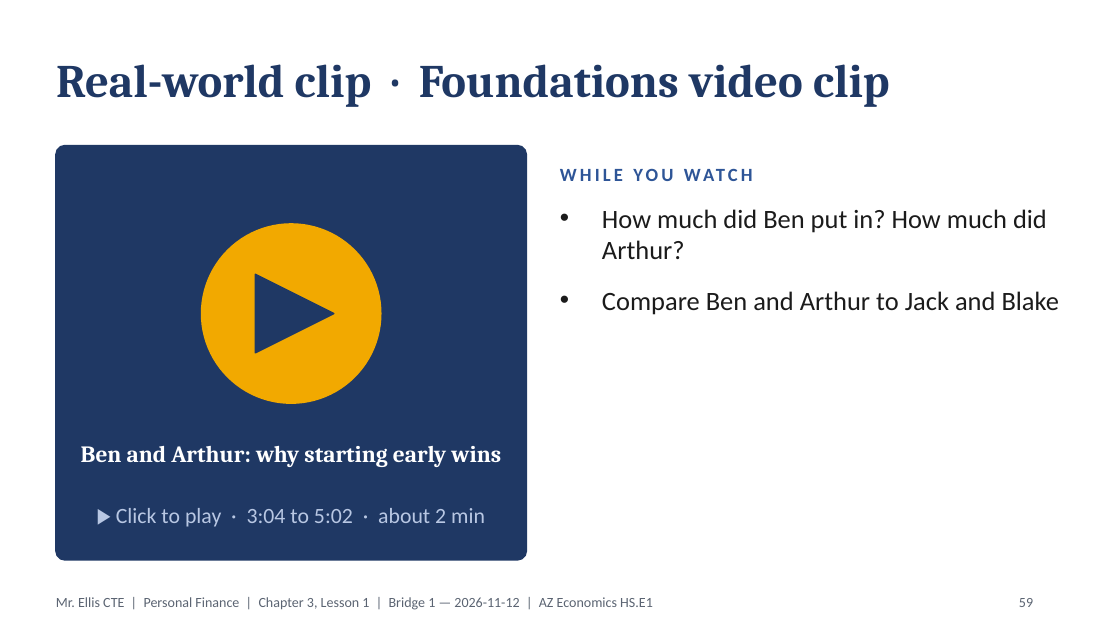
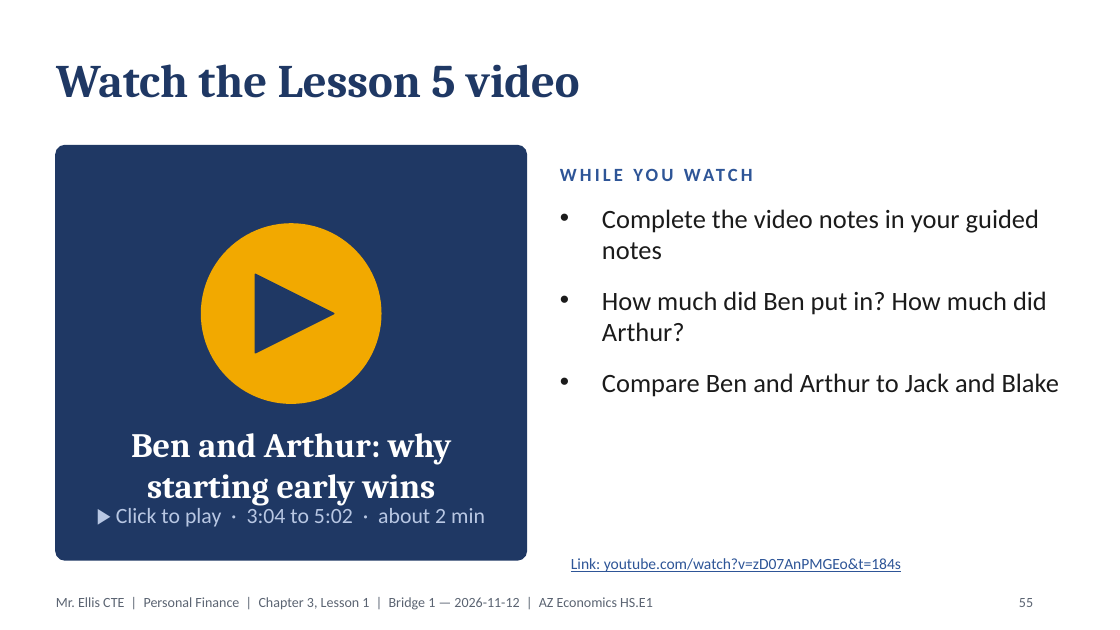
Before and after one commit to highgroundthree-art/electrical-el1-study-guides, a slide deck: slide 55 of financial-comprehension/personal/adult/Ch03_All_Lessons_ADULTS.pptx (slide 59 before the commit). Drawn at 1120x630 pixels with LibreOffice and Linux fonts; fonts in the diff are those of the drawing. Boxes give left, top, right and bottom in pixels: in the first picture for what was removed or moved away, otherwise in the second. Text is boxed around its words. In the diff, an @@ line names an element or a change of style, - is before the commit and + after.

```diff
--- a/financial-comprehension/personal/adult/Ch03_All_Lessons_ADULTS.pptx
+++ b/financial-comprehension/personal/adult/Ch03_All_Lessons_ADULTS.pptx
@@ title at (56, 64, 580, 98): text changed @@
-Real-world clip · Foundations video clip
+Watch the Lesson 5 video
@@ text at (602, 209, 1039, 259): paragraph added @@
+• Complete the video notes in your guided notes
@@ text "Ben and Arthur: why starting ...": place and size @@
-text "Ben and Arthur: why starting ..." at (81, 446, 501, 467)
+text "Ben and Arthur: why starting ..." at (131, 433, 451, 506)
@@ text "Ben and Arthur: why starting ..." at (131, 433, 451, 506): size 15 to 22 pt @@
@@ text added at (571, 558, 901, 572), 10 pt, text #2E5597, underline @@
+Link: youtube.com/watch?v=zD07AnPMGEo&t=184s
@@ page number at (1019, 598, 1033, 607): text changed @@
-59
+55
```
Also in this commit, not shown: 5 other slides changed, 5 slides removed, 11 other files.
